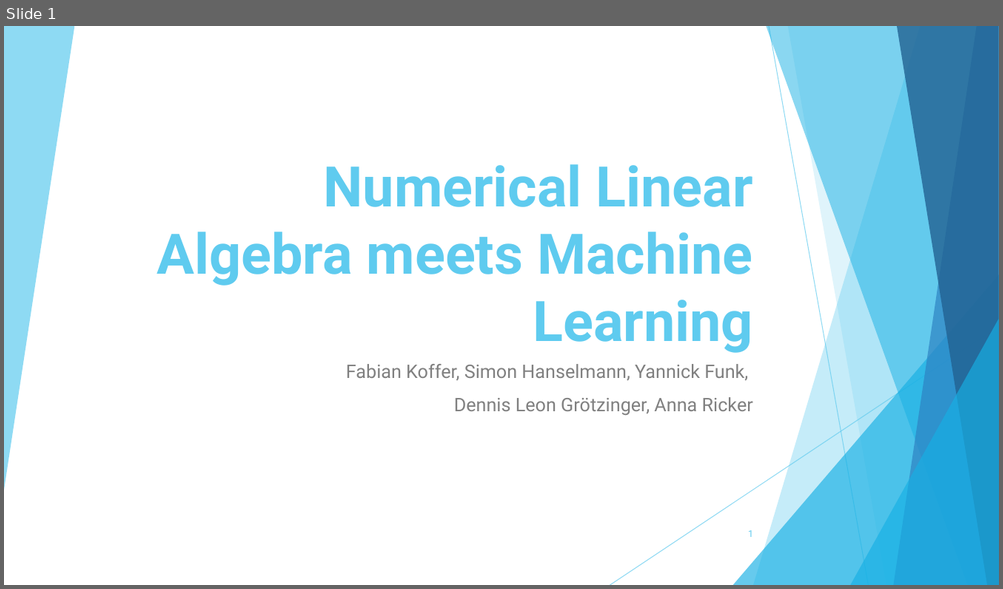
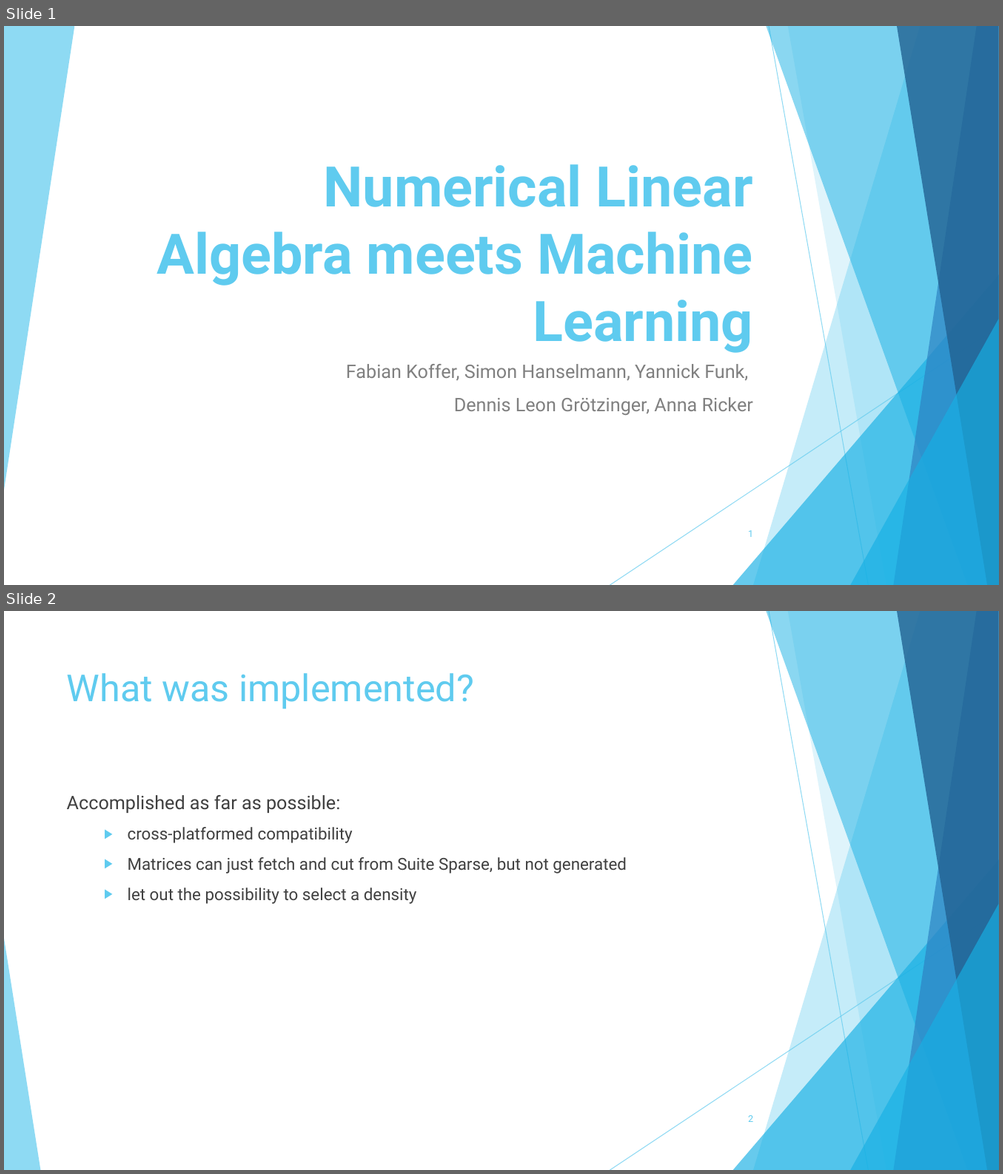
Before and after one commit to TheSlimvReal/PSE---LA-meets-ML, a slide deck: Implementation Sheet/Impl_sheet_presentation.pptx. Shown one above the other, each under a label of ours: slide 1 before the commit, slides 1 and 2 after it. The pictures are 1003x589 and 1003x1174 pixels, drawn with LibreOffice and Linux fonts; fonts in the diff are those of the drawing. Boxes give left, top, right and bottom in pixels: in the first picture for what was removed or moved away, otherwise in the second. Text is boxed around its words. In the diff, an @@ line names an element or a change of style, - is before the commit and + after.

```diff
--- a/Implementation Sheet/Impl_sheet_presentation.pptx
+++ b/Implementation Sheet/Impl_sheet_presentation.pptx
@@ slide 2 added at [4, 611, 999, 1170], background #FFFFFF; not listed: 9 template elements that a slide beside it also shows @@
@@ title added at [67, 673, 474, 709], 36 pt, text #5FCBEF @@
+What was implemented?
@@ text added at [67, 795, 626, 904], 16 pt, text #404040 @@
+Accomplished as far as possible:
+  ▶ cross-platformed compatibility
+  ▶ Matrices can just fetch and cut from Suite Sparse, but not generated
+  ▶ let out the possibility to select a density
@@ triangle added at [4, 939, 40, 1170], fill #5FCBEF at 70% opacity @@
@@ page number added at [748, 1116, 753, 1122], 9 pt, text #5FCBEF @@
+2
```
Also in this commit, not shown: 4 slides changed, 2 other slides added, 2 slides removed, 2 other files.
